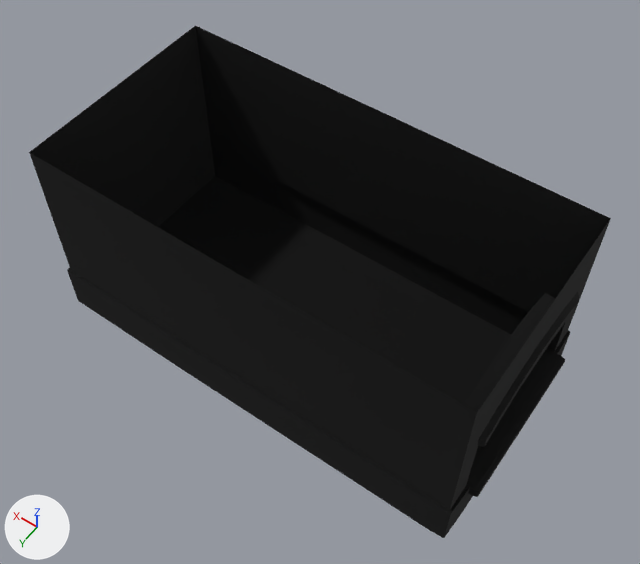
A saved change to the FBX model Pre-Production/Art_Files/Maya_Files/FBX/Buildings/Tall_1/Bottom.fbx.
The view is the same before and after, from a 50 mm camera at (-158.0, 559.0, 1359.0) aimed at (379.0, -192.0, 178.0). The lights are fixed; the arrows at lower left show +X, +Y and +Z. Where no turn or scale is listed for an object, it has been applied to the vertices.

The first picture shows 'Bottom'.
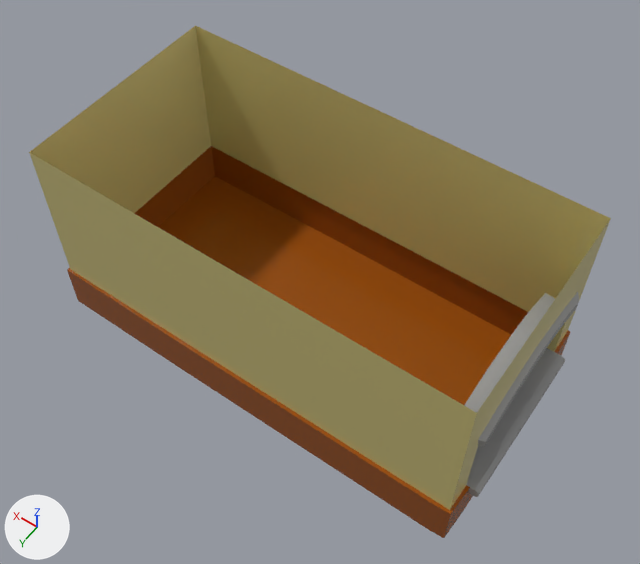
The newer file is also rescaled (x0.01), turned or shifted as a whole; pictures and numbers use the older file's frame.

Diff of the bpy script that builds the scene:
```diff
--- a/Pre-Production/Art_Files/Maya_Files/FBX/Buildings/Tall_1/Bottom.fbx.py
+++ b/Pre-Production/Art_Files/Maya_Files/FBX/Buildings/Tall_1/Bottom.fbx.py
@@ mat_brick @@
+mat_brick = principled_material('Brick')
+mat_brick.base_color = (0.34, 0.0826, 0.00408)  # brown #9e510d
+mat_brick.roughness = 0.2
@@ mat_notshown @@
+mat_notshown = principled_material('NotShown')
+mat_notshown.base_color = (0.0, 0.0, 0.0)  # black #000000
+mat_notshown.roughness = 0.2
@@ mat_stone @@
+mat_stone = principled_material('Stone')
+mat_stone.base_color = (0.33, 0.33, 0.33)  # grey #9b9b9b
+mat_stone.roughness = 0.2
@@ mat_plaster @@
+mat_plaster = principled_material('Plaster')
+mat_plaster.base_color = (0.672, 0.585, 0.221)  # yellow #d6c981
+mat_plaster.roughness = 0.2
@@ me_bottom @@
 me_bottom.from_pydata(...)  # 293 vertices, 280 faces; spans x -18.0..811.0, y -411.0..2.0, z 0.0..387.0
 # used by ob_bottom; location = (0.0, 0.0, 0.0)
+# me_bottom part 1: 36 of the faces centred in x -2.0..17.0, y -410.0..1.0, z 0.0..94.0 switch from mat_initialshadinggroup_002 (black #000000) to mat_brick (brown #9e510d)
+# me_bottom part 2: 32 of the faces centred in x 807.0..811.0, y -382.0..-27.0, z 0.0..94.0 switch from mat_initialshadinggroup_002 (black #000000) to mat_brick (brown #9e510d)
+# me_bottom part 3: 16 of the faces centred in x 150.0, y -411.0..2.0, z 0.0..94.0 switch from mat_initialshadinggroup_002 (black #000000) to mat_brick (brown #9e510d)
+# me_bottom part 4: 16 of the faces centred in x 404.0, y -411.0..2.0, z 0.0..94.0 switch from mat_initialshadinggroup_002 (black #000000) to mat_brick (brown #9e510d)
+# me_bottom part 5: 16 of the faces centred in x 671.0..673.0, y -410.0..1.0, z 0.0..94.0 switch from mat_initialshadinggroup_002 (black #000000) to mat_brick (brown #9e510d)
+# me_bottom part 6: 86 of the faces centred in x 4.0..804.0, y -404.0..-4.0, z 159.0..356.0 switch from mat_initialshadinggroup_002 (black #000000) to mat_plaster (yellow #d6c981)
+# me_bottom part 7: all 46 faces centred in x -18.0..27.0, y -354.0..-54.0, z 72.0..94.0 switch from mat_initialshadinggroup_002 (black #000000) to mat_stone (grey #9b9b9b)
+# me_bottom part 8: all 26 faces centred in x -4.0..27.0, y -356.0..-53.0, z 233.0..280.0 switch from mat_initialshadinggroup_002 (black #000000) to mat_stone (grey #9b9b9b)
+me_bottom.materials.append(mat_notshown)  # black #000000
```

What differs and where, as boxes (x1, y1, x2, y2) in the pictures (640 x 564 px):
part 1 of me_bottom, recoloured (black to brown)
    both: (427, 330, 570, 538)
part 2 of me_bottom, recoloured (black to brown)
    both: (67, 146, 215, 270)
part 3 of me_bottom, recoloured (black to brown)
    both: (304, 264, 528, 528)
part 4 of me_bottom, recoloured (black to brown)
    both: (179, 203, 436, 449)
part 5 of me_bottom, recoloured (black to brown)
    both: (67, 146, 319, 371)
part 6 of me_bottom, recoloured (black to yellow)
    both: (29, 26, 611, 510)
part 7 of me_bottom, recoloured (black to grey)
    both: (467, 348, 565, 497)
part 8 of me_bottom, recoloured (black to grey)
    both: (464, 292, 579, 447)
